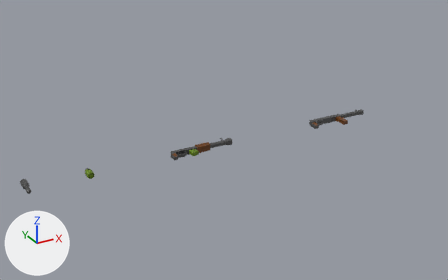
The FBX model TT_Shooter/Assets/Others/ShooterArm.fbx as it was, and as the next commit left it.
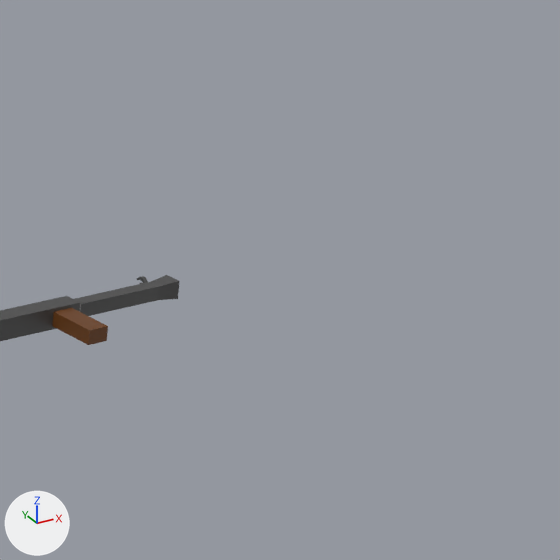
The first picture shows the older version from a 50 mm camera at (-4.44, -8.99, 4.55) aimed at (0.64, 0.23, -0.06). The close-ups show both versions on the part from 72% to 100% of the width and 17% to 62% of the height of that picture; other places that the commit changed are outside them. Every picture has the same lights, and +X, +Y and +Z are marked at lower left. The close-ups show mesh edges as thin lines.

The older version as bpy lines, for what is in view:
```python
me_cube_003 = bpy.data.meshes.new('Cube.003')
me_cube_003.from_pydata(...)  # 222 vertices, 192 faces; spans x -0.115..1.229, y -0.156..0.25, z -0.051..0.049
# faces by material slot: [185, 7]
me_cube_003.materials.append(mat_darkgray)  # dark grey #6a6a6a
me_cube_003.materials.append(mat_brown)  # brown #6a3c10
ob_shmaser = bpy.data.objects.new('Shmaser', me_cube_003)
ob_shmaser.location = (2.486, -0.142, 0.001)
```
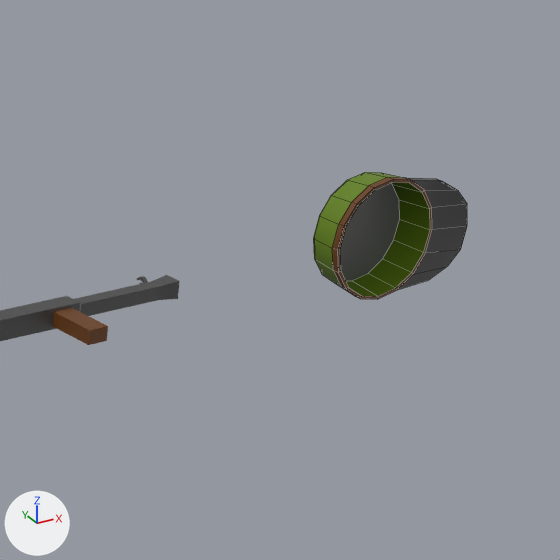
Pixel boxes (x1, y1, x2, y2) of what changed, in the close-ups (560 x 560 px):
'PeakCap', added
    after: (313, 172, 467, 299)
    faces in mat_darkgray (dark grey #6a6a6a): (340, 178, 467, 290)
    faces in mat_haki (green #62810d): (313, 172, 430, 296)
    faces in mat_brown (brown #6a3c10): (332, 177, 432, 299)

The change in detail:
Mesh me_circle_002 is new.
It has 110 vertices, 96 faces and spans x -0.3..0.48, y -0.046..0.2, z -0.3..0.3.
Faces by material slot: [21, 42, 33].
It uses material mat_darkgray (dark grey #6a6a6a).
It uses material mat_brown (brown #6a3c10).
It uses material mat_haki (green #62810d).
Object 'PeakCap' (ob_peakcap) is new; it shows me_circle_002.
Its location is (5.0, 0.0, 0.0).
